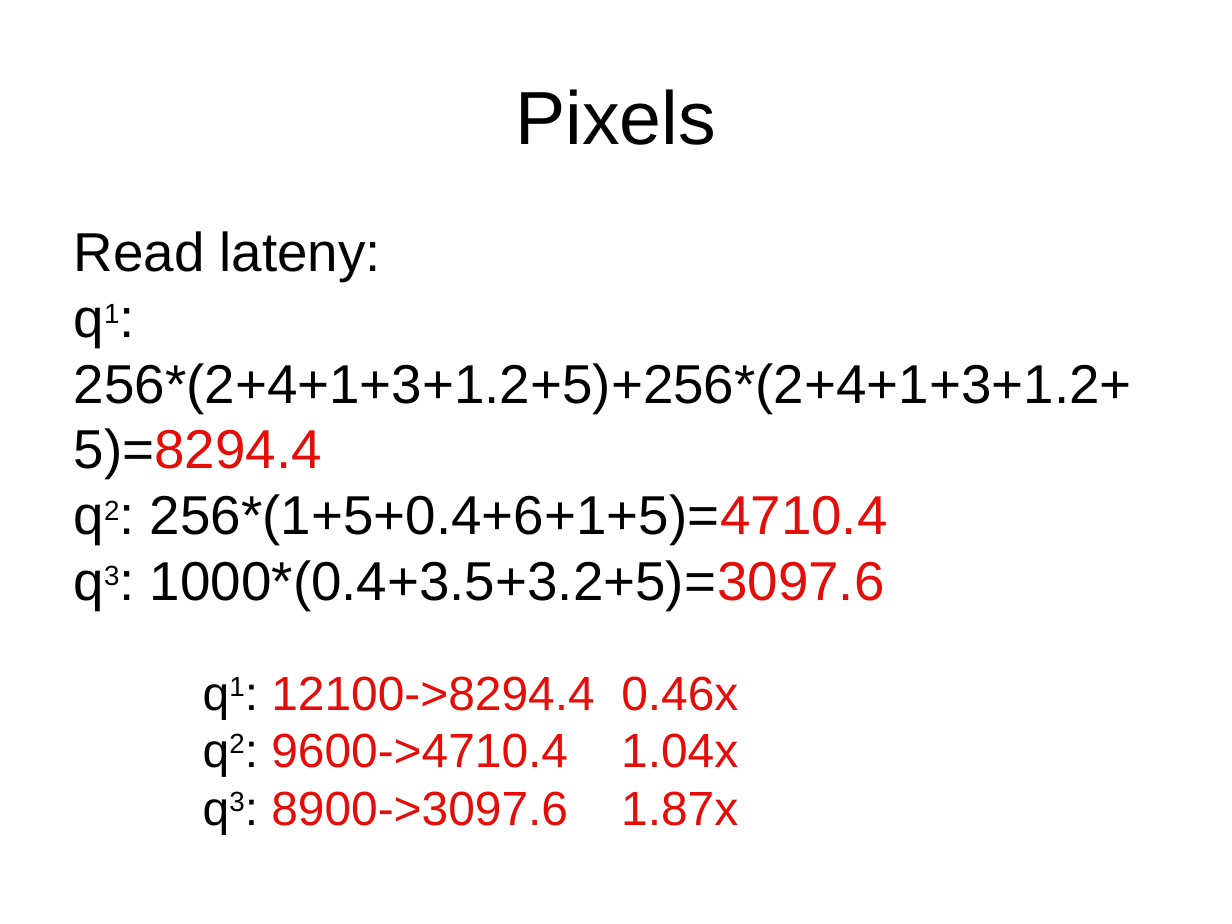
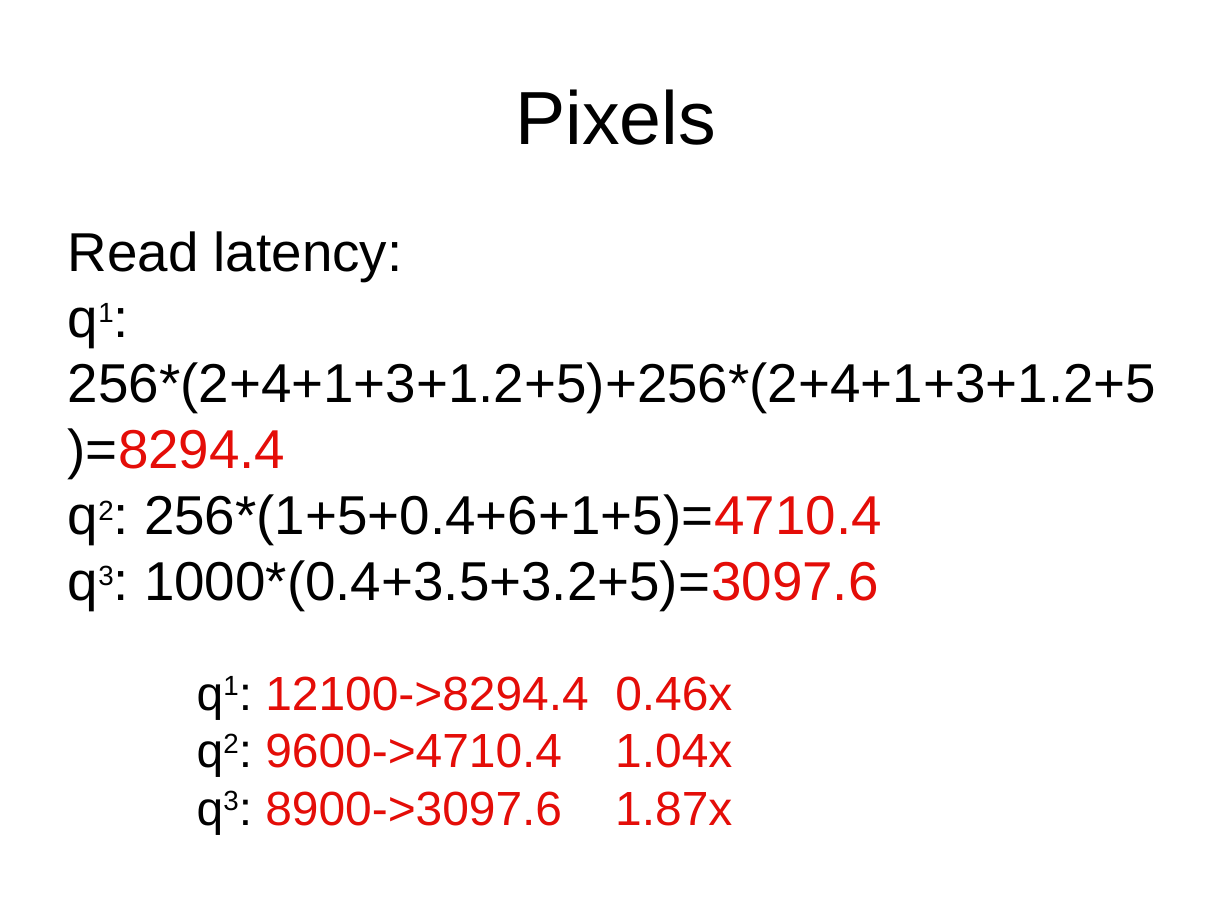
Before and after one commit to pixelsdb/pixels, a slide deck: slide 12 of pub/slides/pixels_examples_and_highlights.ppt (slide 11 before the commit). Drawn at 1232x924 pixels with LibreOffice and Linux fonts; fonts in the diff are those of the drawing. Boxes give left, top, right and bottom in pixels: in the first picture for what was removed or moved away, otherwise in the second. Text is boxed around its words. In the diff, an @@ line names an element or a change of style, - is before the commit and + after.

```diff
--- a/pub/slides/pixels_examples_and_highlights.ppt
+++ b/pub/slides/pixels_examples_and_highlights.ppt
@@ text at bbox=[68, 231, 403, 281]: text changed @@
-Read lateny:
+Read latency:
@@ text "q1: 12100->8294.4 0.46x": place and size @@
-text "q1: 12100->8294.4 0.46x" at bbox=[271, 676, 738, 826]
+text "q1: 12100->8294.4 0.46x" at bbox=[265, 676, 732, 826]
```
Also in this commit, not shown: 13 other slides changed, 1 slide added.
